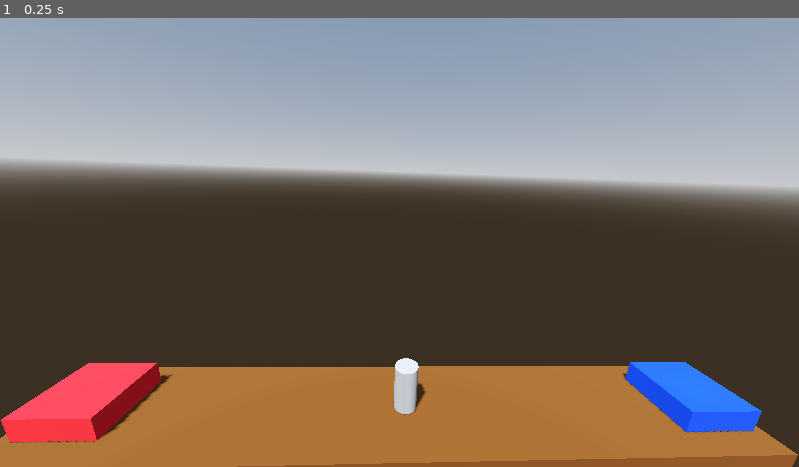
Above: before the commit, frame 1.
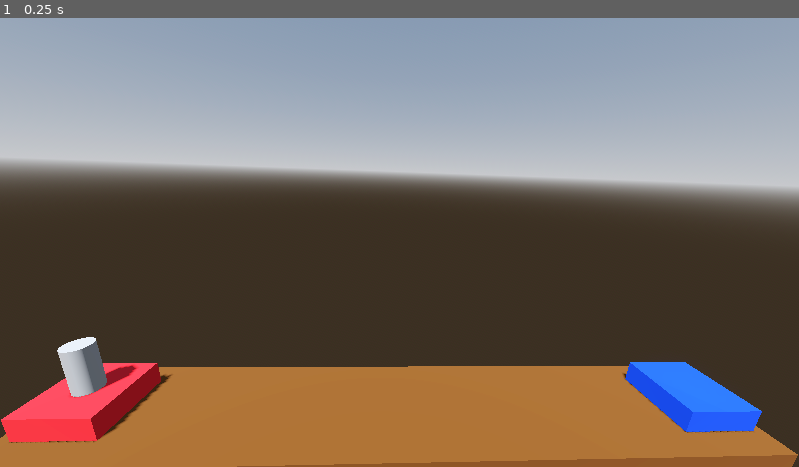
Above: after the commit, the same moment.

Repository: thisguymartin/ProjectBoost
Game: Godot game, scene res://Level.tscn
Same seed, same stepped clock (60 frames per second), same inputs: the game is played once before the commit and once after it. This scene is started directly instead of the project's main scene.
Inputs:
- Up to frame 1 (0.25 s): no input

The runs differ from the first frame. In frame 1, 1.1% of the frame differs, in the area x 7-54%, y 71-89%.

Commit message:
chore: add script

Diff:
--- a/Level.tscn
+++ b/Level.tscn
@@ -45,6 +45,9 @@
 size = Vector3(3, 1, 3)
 material = SubResource("StandardMaterial3D_fohht")
 
+[node name="Player" parent="Launch" instance=ExtResource("1_w4myg")]
+transform = Transform3D(1, 0, 0, 0, 1, 0, 0, 0, 1, 0, 1.55907, 0)
+
 [node name="Landing" type="CSGBox3D" parent="."]
 transform = Transform3D(1, 0, 0, 0, 1, 0, 0, 0, 1, -13.0439, 0.513594, 0.0137308)
 use_collision = true
@@ -54,6 +57,3 @@
 [node name="Camera3D" type="Camera3D" parent="."]
 transform = Transform3D(-0.998279, 0.0227137, 0.0540677, 0.0354925, 0.967933, 0.24869, -0.0466852, 0.250181, -0.967073, 1.063, 10, -10)
 fov = 78.2633
-
-[node name="Player" parent="." instance=ExtResource("1_w4myg")]
-transform = Transform3D(1, 0, 0, 0, 1, 0, 0, 0, 1, 0, 1.02392, 0)
--- a/Player.gd
+++ b/Player.gd
@@ -1,4 +1,4 @@
-extends Node3D
+extends RigidBody3D
 
 
 # Called when the node enters the scene tree for the first time.
@@ -11,5 +11,5 @@
 # Called every frame. 'delta' is the elapsed time since the previous frame.
 func _process(delta: float) -> void:
 	if Input.is_action_just_pressed("ui_accept"):
-		print("action here")
+		apply_central_force(Vector3.UP * delta * 1000)
 	pass
--- a/player.tscn
+++ b/player.tscn
@@ -1,8 +1,18 @@
-[gd_scene load_steps=2 format=3 uid="uid://bkwkl4n2s3fd7"]
+[gd_scene load_steps=3 format=3 uid="uid://bkwkl4n2s3fd7"]
 
 [sub_resource type="CylinderMesh" id="CylinderMesh_lc7ax"]
 
-[node name="Player" type="Node3D"]
+[sub_resource type="CylinderShape3D" id="CylinderShape3D_axhhd"]
+
+[node name="Player" type="RigidBody3D"]
+axis_lock_linear_z = true
+axis_lock_angular_x = true
+axis_lock_angular_y = true
+linear_damp = 3.0
 
 [node name="MeshInstance3D" type="MeshInstance3D" parent="."]
 mesh = SubResource("CylinderMesh_lc7ax")
+
+[node name="CollisionShape3D" type="CollisionShape3D" parent="."]
+transform = Transform3D(1, 0, 0, 0, 1, 0, 0, 0, 1, -0.00487375, 0, 0)
+shape = SubResource("CylinderShape3D_axhhd")
--- a/player1.gd
+++ /dev/null
@@ -1,12 +0,0 @@
-extends Node3D
-
-
-# Called when the node enters the scene tree for the first time.
-func _ready() -> void:
-	print("cat")
-	pass # Replace with function body.
-
-
-# Called every frame. 'delta' is the elapsed time since the previous frame.
-func _process(delta: float) -> void:
-	pass
